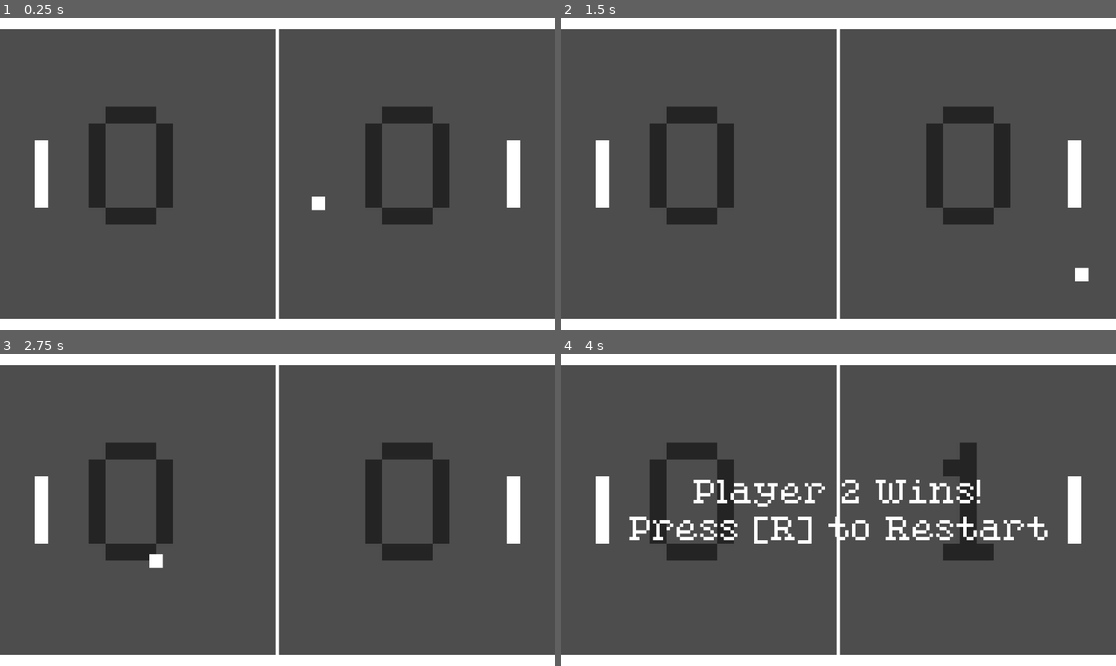
Above: before the commit, frames 1-4 (two rows, left to right).
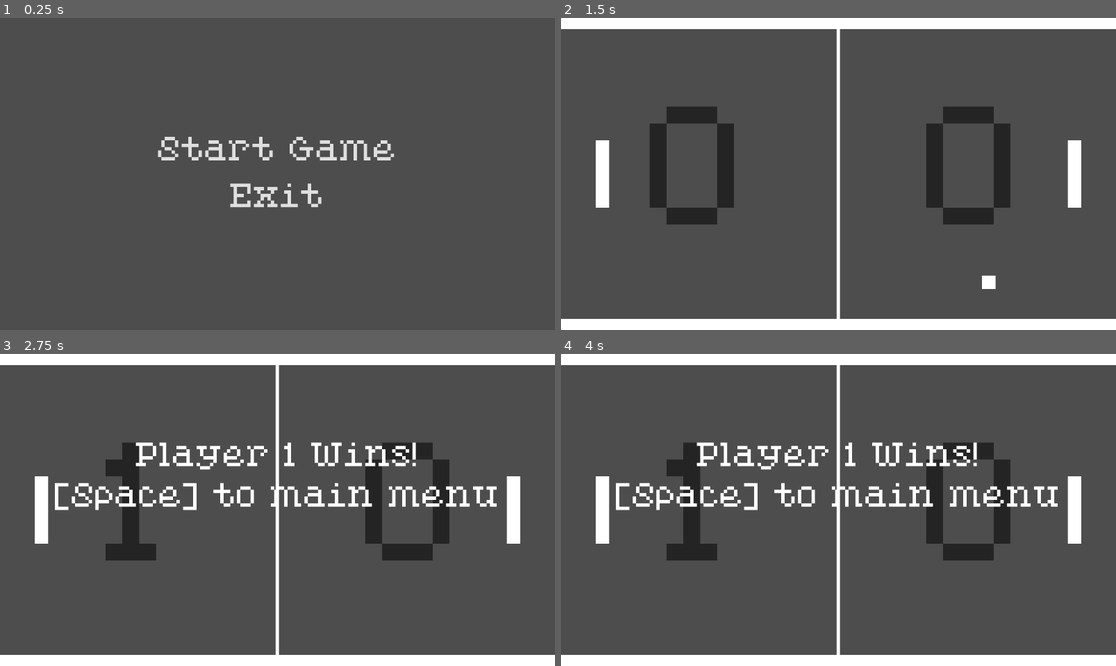
Above: after the commit, the same moments.

Repository: ChrisCee2/20gc1pong
Game: Godot game, scene res://Menus/main_menu.tscn
The game is run twice, just before and just after one commit, with the same random seed, the same clock (stepped at 60 frames per second) and the same inputs. Before the commit the project starts from res://root.tscn.
Inputs (mouse positions are in pixels of both pictures, inside the frame that each line leads up to):
- Up to frame 1 (0.25 s): no input
- Up to frame 2 (1.5 s): click (838, 152) at 0.5 s, where only the run after the commit has a clickable "Start Game"
- Up to frame 3 (2.75 s): tap R (reset) at 2 s
- Up to frame 4 (4 s): no input

The runs differ from the first frame. In frame 1, 16% of the frame differs, in the area x 0-100%, y 0-100%; in frame 2, 0.2%; in frame 3, 6.0%; in frame 4, 10%.

Commit message:
GC201-8: Added a main menu scene

Diff:
--- a/game.gd
+++ b/Controllers/game.gd
@@ -1,24 +1,31 @@
 class_name Game extends Node
 
+@export var score_to_win: int = 1
+
+@export_group("Game Objects")
 @export var ball: Ball
 @export var arena: Arena
 @export var paddles: Node
+
+@export_group("UI")
 @export var scores: Node
-@export var win_control: Control
-@export var score_to_win: int = 1
+@export var ui_control: Control
+@export var win_label: Label
+@export var return_to_menu_label: Label
 
 var is_started = false
+var game_ended = false
 var initial_score: Dictionary = {"Player 1": 0, "Player 2": 0}
 var score: Dictionary = initial_score.duplicate()
-var win_text = "%s Wins!
-Press [%s] to Restart"
+var win_text = "%s Wins!"
+var return_to_menu_text = "[%s] to main menu"
 
 func _ready() -> void:
 	reset()
 
 func update() -> void:
-	if Input.is_action_just_released("reset"):
-		reset()
+	if game_ended and Input.is_action_just_released("return_to_menu"):
+		get_tree().change_scene_to_file("res://Menus/main_menu.tscn")
 
 	var potential_winner: String = get_winner()
 	if potential_winner != "":
@@ -53,18 +60,19 @@
 	return ""
 
 func end(winner: String):
-	win_control.show()
-	var label = win_control.get_child(0)
-	var reset_key: String = "R"
-	if label is Label:
-		label.text = win_text % [winner, reset_key]
+	ui_control.show()
+	var return_to_menu_key: String = "Space"
+	win_label.text = win_text % winner
+	return_to_menu_label.text = return_to_menu_text % return_to_menu_key
 	ball.end()
 	is_started = false
+	game_ended = true
 
 func reset():
-	win_control.hide()
+	ui_control.hide()
 	ball.start()
 	restart_round(randf() < 0.5)
 	is_started = true
+	game_ended = false
 	score = initial_score.duplicate()
 	update_scores()
--- a/game.tscn
+++ b/Controllers/game.tscn
@@ -1,6 +1,6 @@
 [gd_scene load_steps=2 format=3 uid="uid://dg7akaw07a4yc"]
 
-[ext_resource type="Script" uid="uid://d1i4b847bmipi" path="res://game.gd" id="1_80nbo"]
+[ext_resource type="Script" uid="uid://d1i4b847bmipi" path="res://Controllers/game.gd" id="1_80nbo"]
 
 [node name="Game" type="Node"]
 script = ExtResource("1_80nbo")
--- a/root.gd
+++ b/Levels/pong.gd
@@ -1,4 +1,4 @@
-class_name Root extends Node2D
+class_name Pong extends Node2D
 
 @onready var game: Game = $Game
 
--- /dev/null
+++ b/Levels/pong.tscn
@@ -0,0 +1,153 @@
+[gd_scene load_steps=8 format=3 uid="uid://bopsmkb6xxr4w"]
+
+[ext_resource type="Script" uid="uid://drbaq2tlqbfdp" path="res://Levels/pong.gd" id="1_gkwe1"]
+[ext_resource type="PackedScene" uid="uid://cmj72wcqr5vpe" path="res://GameObjects/arena.tscn" id="2_axg6w"]
+[ext_resource type="PackedScene" uid="uid://ceeheijlf7jxm" path="res://GameObjects/ball.tscn" id="3_7rnn0"]
+[ext_resource type="PackedScene" uid="uid://b53hcff8gnb10" path="res://GameObjects/paddle.tscn" id="4_5qs3y"]
+[ext_resource type="PackedScene" uid="uid://dit4mko8nly5r" path="res://InputMachines/CharacterInput.tscn" id="5_4clcx"]
+[ext_resource type="PackedScene" uid="uid://dg7akaw07a4yc" path="res://Controllers/game.tscn" id="6_rnhn5"]
+[ext_resource type="FontFile" uid="uid://dr3br7v5uupkw" path="res://Assets/Fonts/PixelatedEleganceRegular-ovyAA.ttf" id="7_a70rt"]
+
+[node name="Pong" type="Node2D"]
+script = ExtResource("1_gkwe1")
+
+[node name="Camera2D" type="Camera2D" parent="."]
+zoom = Vector2(7, 7)
+
+[node name="Arena" parent="." instance=ExtResource("2_axg6w")]
+
+[node name="Ball" parent="." node_paths=PackedStringArray("paddles", "arena") instance=ExtResource("3_7rnn0")]
+paddles = NodePath("../Paddles")
+arena = NodePath("../Arena")
+
+[node name="Paddles" type="Node" parent="."]
+
+[node name="Paddle" parent="Paddles" node_paths=PackedStringArray("characterInput", "arena") instance=ExtResource("4_5qs3y")]
+position = Vector2(-70, 0)
+facing_direction = Vector2(1, 0)
+characterInput = NodePath("CharacterInput")
+arena = NodePath("../../Arena")
+
+[node name="CharacterInput" parent="Paddles/Paddle" instance=ExtResource("5_4clcx")]
+upKey = "paddle_up_1"
+downKey = "paddle_down_1"
+
+[node name="Paddle1" parent="Paddles" node_paths=PackedStringArray("characterInput", "arena") instance=ExtResource("4_5qs3y")]
+position = Vector2(70, 0)
+facing_direction = Vector2(-1, 0)
+characterInput = NodePath("CharacterInput")
+arena = NodePath("../../Arena")
+
+[node name="CharacterInput" parent="Paddles/Paddle1" instance=ExtResource("5_4clcx")]
+upKey = "paddle_up_2"
+downKey = "paddle_down_2"
+
+[node name="Game" parent="." node_paths=PackedStringArray("ball", "arena", "paddles", "scores", "ui_control", "win_label", "return_to_menu_label") instance=ExtResource("6_rnhn5")]
+ball = NodePath("../Ball")
+arena = NodePath("../Arena")
+paddles = NodePath("../Paddles")
+scores = NodePath("../Scores")
+ui_control = NodePath("../WinControl")
+win_label = NodePath("../WinControl/GridContainer/WinLabel")
+return_to_menu_label = NodePath("../WinControl/GridContainer/ReturnToMenuLabel")
+
+[node name="Scores" type="Node" parent="."]
+
+[node name="Player 1" type="Control" parent="Scores"]
+layout_mode = 3
+anchors_preset = 0
+offset_left = -82.3
+offset_top = -46.3
+offset_bottom = 46.3
+
+[node name="Label" type="Label" parent="Scores/Player 1"]
+z_index = -1000
+texture_filter = 1
+layout_mode = 1
+anchors_preset = 8
+anchor_left = 0.5
+anchor_top = 0.5
+anchor_right = 0.5
+anchor_bottom = 0.5
+offset_left = -25.0
+offset_top = -20.5
+offset_right = 25.0
+offset_bottom = 20.5
+grow_horizontal = 2
+grow_vertical = 2
+theme_override_colors/font_color = Color(0.140447, 0.140447, 0.140447, 1)
+theme_override_fonts/font = ExtResource("7_a70rt")
+theme_override_font_sizes/font_size = 45
+text = "10"
+horizontal_alignment = 1
+vertical_alignment = 1
+
+[node name="Player 2" type="Control" parent="Scores"]
+layout_mode = 3
+anchors_preset = 0
+offset_top = -46.3
+offset_right = 82.3
+offset_bottom = 46.3
+
+[node name="Label" type="Label" parent="Scores/Player 2"]
+z_index = -1000
+texture_filter = 1
+layout_mode = 1
+anchors_preset = 8
+anchor_left = 0.5
+anchor_top = 0.5
+anchor_right = 0.5
+anchor_bottom = 0.5
+offset_left = -25.0
+offset_top = -20.5
+offset_right = 25.0
+offset_bottom = 20.5
+grow_horizontal = 2
+grow_vertical = 2
+theme_override_colors/font_color = Color(0.141176, 0.141176, 0.141176, 1)
+theme_override_fonts/font = ExtResource("7_a70rt")
+theme_override_font_sizes/font_size = 45
+text = "10"
+horizontal_alignment = 1
+vertical_alignment = 1
+
+[node name="WinControl" type="Control" parent="."]
+layout_mode = 3
+anchors_preset = 0
+offset_left = -82.3
+offset_top = -46.3
+offset_right = 82.3
+offset_bottom = 46.3
+
+[node name="GridContainer" type="GridContainer" parent="WinControl"]
+layout_mode = 1
+anchors_preset = 8
+anchor_left = 0.5
+anchor_top = 0.5
+anchor_right = 0.5
+anchor_bottom = 0.5
+offset_left = -20.0
+offset_top = -20.0
+offset_right = 20.0
+offset_bottom = 20.0
+grow_horizontal = 2
+grow_vertical = 2
+
+[node name="WinLabel" type="Label" parent="WinControl/GridContainer"]
+texture_filter = 5
+layout_mode = 2
+theme_override_colors/font_color = Color(1, 1, 1, 1)
+theme_override_fonts/font = ExtResource("7_a70rt")
+theme_override_font_sizes/font_size = 9
+horizontal_alignment = 1
+vertical_alignment = 1
+
+[node name="ReturnToMenuLabel" type="Label" parent="WinControl/GridContainer"]
+texture_filter = 5
+layout_mode = 2
+theme_override_colors/font_color = Color(1, 1, 1, 1)
+theme_override_fonts/font = ExtResource("7_a70rt")
+theme_override_font_sizes/font_size = 9
+text = "aaa"
+horizontal_alignment = 1
+vertical_alignment = 1
--- /dev/null
+++ b/Menus/main_menu.gd
@@ -0,0 +1,14 @@
+class_name MainMenu extends Control
+
+@onready var start_button: Button = $GridContainer/StartButton
+@onready var exit_button: Button = $GridContainer/ExitButton
+
+func _ready() -> void:
+	start_button.pressed.connect(start_game)
+	exit_button.pressed.connect(exit_game)
+
+func start_game() -> void:
+	get_tree().change_scene_to_file("res://Levels/pong.tscn")
+
+func exit_game() -> void:
+	get_tree().quit()
--- /dev/null
+++ b/Menus/main_menu.tscn
@@ -0,0 +1,68 @@
+[gd_scene load_steps=5 format=3 uid="uid://cllxsa6m2y0ri"]
+
+[ext_resource type="Script" uid="uid://cfuvajoles0sp" path="res://Menus/main_menu.gd" id="1_7vrkn"]
+[ext_resource type="FontFile" uid="uid://dr3br7v5uupkw" path="res://Assets/Fonts/PixelatedEleganceRegular-ovyAA.ttf" id="2_fu7sn"]
+
+[sub_resource type="StyleBoxEmpty" id="StyleBoxEmpty_p3jrs"]
+
+[sub_resource type="StyleBoxEmpty" id="StyleBoxEmpty_at0u2"]
+
+[node name="MainMenu" type="Control"]
+layout_mode = 3
+anchors_preset = 15
+anchor_right = 1.0
+anchor_bottom = 1.0
+grow_horizontal = 2
+grow_vertical = 2
+script = ExtResource("1_7vrkn")
+
+[node name="GridContainer" type="GridContainer" parent="."]
+layout_mode = 1
+anchors_preset = 8
+anchor_left = 0.5
+anchor_top = 0.5
+anchor_right = 0.5
+anchor_bottom = 0.5
+offset_left = -142.0
+offset_top = -35.0
+offset_right = 142.0
+offset_bottom = 35.0
+grow_horizontal = 2
+grow_vertical = 2
+theme_override_constants/v_separation = 40
+
+[node name="StartButton" type="Button" parent="GridContainer"]
+texture_filter = 5
+layout_mode = 2
+theme_override_fonts/font = ExtResource("2_fu7sn")
+theme_override_font_sizes/font_size = 63
+theme_override_styles/focus = SubResource("StyleBoxEmpty_p3jrs")
+theme_override_styles/disabled_mirrored = SubResource("StyleBoxEmpty_p3jrs")
+theme_override_styles/disabled = SubResource("StyleBoxEmpty_p3jrs")
+theme_override_styles/hover_pressed_mirrored = SubResource("StyleBoxEmpty_p3jrs")
+theme_override_styles/hover_pressed = SubResource("StyleBoxEmpty_p3jrs")
+theme_override_styles/hover_mirrored = SubResource("StyleBoxEmpty_at0u2")
+theme_override_styles/hover = SubResource("StyleBoxEmpty_p3jrs")
+theme_override_styles/pressed_mirrored = SubResource("StyleBoxEmpty_p3jrs")
+theme_override_styles/pressed = SubResource("StyleBoxEmpty_p3jrs")
+theme_override_styles/normal_mirrored = SubResource("StyleBoxEmpty_p3jrs")
+theme_override_styles/normal = SubResource("StyleBoxEmpty_p3jrs")
+text = "Start Game"
+
+[node name="ExitButton" type="Button" parent="GridContainer"]
+texture_filter = 5
+layout_mode = 2
+theme_override_fonts/font = ExtResource("2_fu7sn")
+theme_override_font_sizes/font_size = 63
+theme_override_styles/focus = SubResource("StyleBoxEmpty_p3jrs")
+theme_override_styles/disabled_mirrored = SubResource("StyleBoxEmpty_p3jrs")
+theme_override_styles/disabled = SubResource("StyleBoxEmpty_p3jrs")
+theme_override_styles/hover_pressed_mirrored = SubResource("StyleBoxEmpty_p3jrs")
+theme_override_styles/hover_pressed = SubResource("StyleBoxEmpty_p3jrs")
+theme_override_styles/hover_mirrored = SubResource("StyleBoxEmpty_at0u2")
+theme_override_styles/hover = SubResource("StyleBoxEmpty_p3jrs")
+theme_override_styles/pressed_mirrored = SubResource("StyleBoxEmpty_p3jrs")
+theme_override_styles/pressed = SubResource("StyleBoxEmpty_p3jrs")
+theme_override_styles/normal_mirrored = SubResource("StyleBoxEmpty_p3jrs")
+theme_override_styles/normal = SubResource("StyleBoxEmpty_p3jrs")
+text = "Exit"
--- a/project.godot
+++ b/project.godot
@@ -11,7 +11,7 @@
 [application]
 
 config/name="20gc1pong"
-run/main_scene="uid://bopsmkb6xxr4w"
+run/main_scene="uid://cllxsa6m2y0ri"
 config/features=PackedStringArray("4.4", "Forward Plus")
 config/icon="res://icon.svg"
 
@@ -44,3 +44,8 @@
 "events": [Object(InputEventKey,"resource_local_to_scene":false,"resource_name":"","device":-1,"window_id":0,"alt_press …(192 unchanged characters)…
 ]
 }
+return_to_menu={
+"deadzone": 0.2,
+"events": [Object(InputEventKey,"resource_local_to_scene":false,"resource_name":"","device":-1,"window_id":0,"alt_pressed":false,"shift_pressed":false,"ctrl_pressed":false,"meta_pressed":false,"pressed":false,"keycode":0,"physical_keycode":32,"key_label":0,"unicode":32,"location":0,"echo":false,"script":null)
+]
+}
--- a/root.tscn
+++ /dev/null
@@ -1,138 +0,0 @@
-[gd_scene load_steps=8 format=3 uid="uid://bopsmkb6xxr4w"]
-
-[ext_resource type="Script" uid="uid://drbaq2tlqbfdp" path="res://root.gd" id="1_jnlp7"]
-[ext_resource type="PackedScene" uid="uid://b53hcff8gnb10" path="res://GameObjects/paddle.tscn" id="1_pq8q7"]
-[ext_resource type="PackedScene" uid="uid://dit4mko8nly5r" path="res://InputMachines/CharacterInput.tscn" id="2_pyidc"]
-[ext_resource type="PackedScene" uid="uid://cmj72wcqr5vpe" path="res://GameObjects/arena.tscn" id="3_vvh5c"]
-[ext_resource type="PackedScene" uid="uid://ceeheijlf7jxm" path="res://GameObjects/ball.tscn" id="4_28aoi"]
-[ext_resource type="PackedScene" uid="uid://dg7akaw07a4yc" path="res://game.tscn" id="6_l8v81"]
-[ext_resource type="FontFile" uid="uid://dr3br7v5uupkw" path="res://Assets/Fonts/PixelatedEleganceRegular-ovyAA.ttf" id="7_vyht1"]
-
-[node name="Root" type="Node2D"]
-script = ExtResource("1_jnlp7")
-
-[node name="Camera2D" type="Camera2D" parent="."]
-zoom = Vector2(7, 7)
-
-[node name="Arena" parent="." instance=ExtResource("3_vvh5c")]
-
-[node name="Ball" parent="." node_paths=PackedStringArray("paddles", "arena") instance=ExtResource("4_28aoi")]
-paddles = NodePath("../Paddles")
-arena = NodePath("../Arena")
-
-[node name="Paddles" type="Node" parent="."]
-
-[node name="Paddle" parent="Paddles" node_paths=PackedStringArray("characterInput", "arena") instance=ExtResource("1_pq8q7")]
-position = Vector2(-70, 0)
-facing_direction = Vector2(1, 0)
-characterInput = NodePath("CharacterInput")
-arena = NodePath("../../Arena")
-
-[node name="CharacterInput" parent="Paddles/Paddle" instance=ExtResource("2_pyidc")]
-upKey = "paddle_up_1"
-downKey = "paddle_down_1"
-
-[node name="Paddle1" parent="Paddles" node_paths=PackedStringArray("characterInput", "arena") instance=ExtResource("1_pq8q7")]
-position = Vector2(70, 0)
-facing_direction = Vector2(-1, 0)
-characterInput = NodePath("CharacterInput")
-arena = NodePath("../../Arena")
-
-[node name="CharacterInput" parent="Paddles/Paddle1" instance=ExtResource("2_pyidc")]
-upKey = "paddle_up_2"
-downKey = "paddle_down_2"
-
-[node name="Game" parent="." node_paths=PackedStringArray("ball", "arena", "paddles", "scores", "win_control") instance=ExtResource("6_l8v81")]
-ball = NodePath("../Ball")
-arena = NodePath("../Arena")
-paddles = NodePath("../Paddles")
-scores = NodePath("../Scores")
-win_control = NodePath("../WinText")
-
-[node name="Scores" type="Node" parent="."]
-
-[node name="Player 1" type="Control" parent="Scores"]
-layout_mode = 3
-anchors_preset = 0
-offset_left = -82.3
-offset_top = -46.3
-offset_bottom = 46.3
-
-[node name="Label" type="Label" parent="Scores/Player 1"]
-z_index = -1000
-texture_filter = 1
-layout_mode = 1
-anchors_preset = 8
-anchor_left = 0.5
-anchor_top = 0.5
-anchor_right = 0.5
-anchor_bottom = 0.5
-offset_left = -25.0
-offset_top = -20.5
-offset_right = 25.0
-offset_bottom = 20.5
-grow_horizontal = 2
-grow_vertical = 2
-theme_override_colors/font_color = Color(0.140447, 0.140447, 0.140447, 1)
-theme_override_fonts/font = ExtResource("7_vyht1")
-theme_override_font_sizes/font_size = 45
-text = "10"
-horizontal_alignment = 1
-vertical_alignment = 1
-
-[node name="Player 2" type="Control" parent="Scores"]
-layout_mode = 3
-anchors_preset = 0
-offset_top = -46.3
-offset_right = 82.3
-offset_bottom = 46.3
-
-[node name="Label" type="Label" parent="Scores/Player 2"]
-z_index = -1000
-texture_filter = 1
-layout_mode = 1
-anchors_preset = 8
-anchor_left = 0.5
-anchor_top = 0.5
-anchor_right = 0.5
-anchor_bottom = 0.5
-offset_left = -25.0
-offset_top = -20.5
-offset_right = 25.0
-offset_bottom = 20.5
-grow_horizontal = 2
-grow_vertical = 2
-theme_override_colors/font_color = Color(0.141176, 0.141176, 0.141176, 1)
-theme_override_fonts/font = ExtResource("7_vyht1")
-theme_override_font_sizes/font_size = 45
-text = "10"
-horizontal_alignment = 1
-vertical_alignment = 1
-
-[node name="WinText" type="Control" parent="."]
-layout_mode = 3
-anchors_preset = 0
-offset_left = -82.3
-offset_top = -46.3
-offset_right = 82.3
-offset_bottom = 46.3
-
-[node name="Label" type="Label" parent="WinText"]
-texture_filter = 5
-layout_mode = 1
-anchors_preset = 8
-anchor_left = 0.5
-anchor_top = 0.5
-anchor_right = 0.5
-anchor_bottom = 0.5
-offset_left = -62.5
-offset_top = -11.5
-offset_right = 62.5
-offset_bottom = 11.5
-grow_horizontal = 2
-grow_vertical = 2
-theme_override_colors/font_color = Color(1, 1, 1, 1)
-theme_override_fonts/font = ExtResource("7_vyht1")
-theme_override_font_sizes/font_size = 9
-horizontal_alignment = 1
-vertical_alignment = 1
Renamed: game.gd.uid -> Controllers/game.gd.uid
Renamed: root.gd.uid -> Levels/pong.gd.uid
Not shown, added: Menus/main_menu.gd.uid
